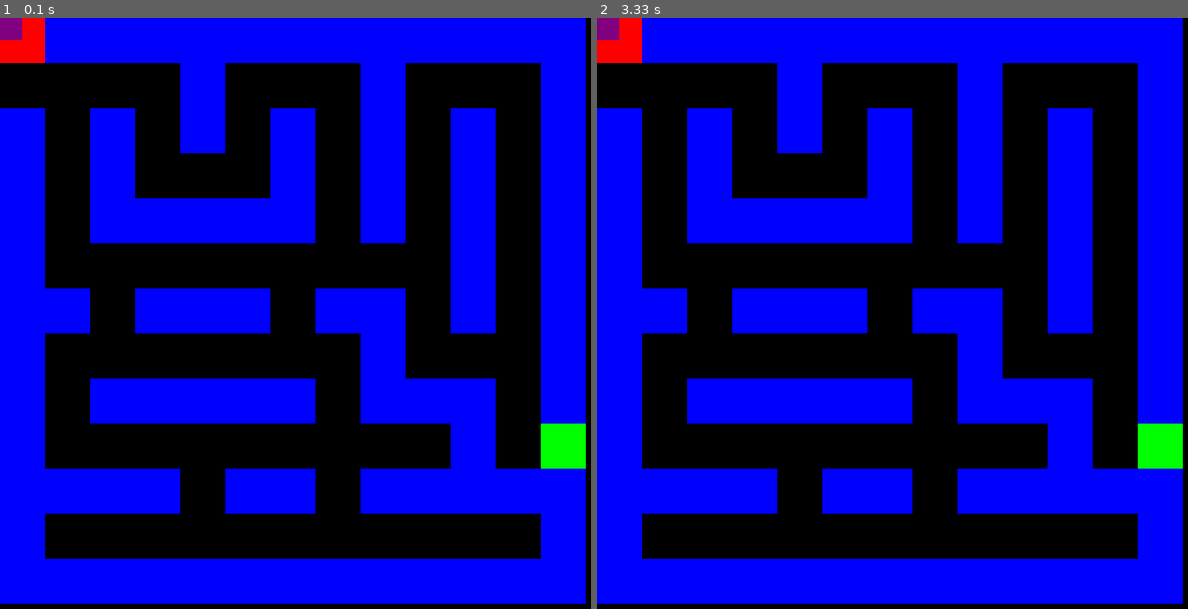
Above: before the commit, frames 1-2 (left to right).
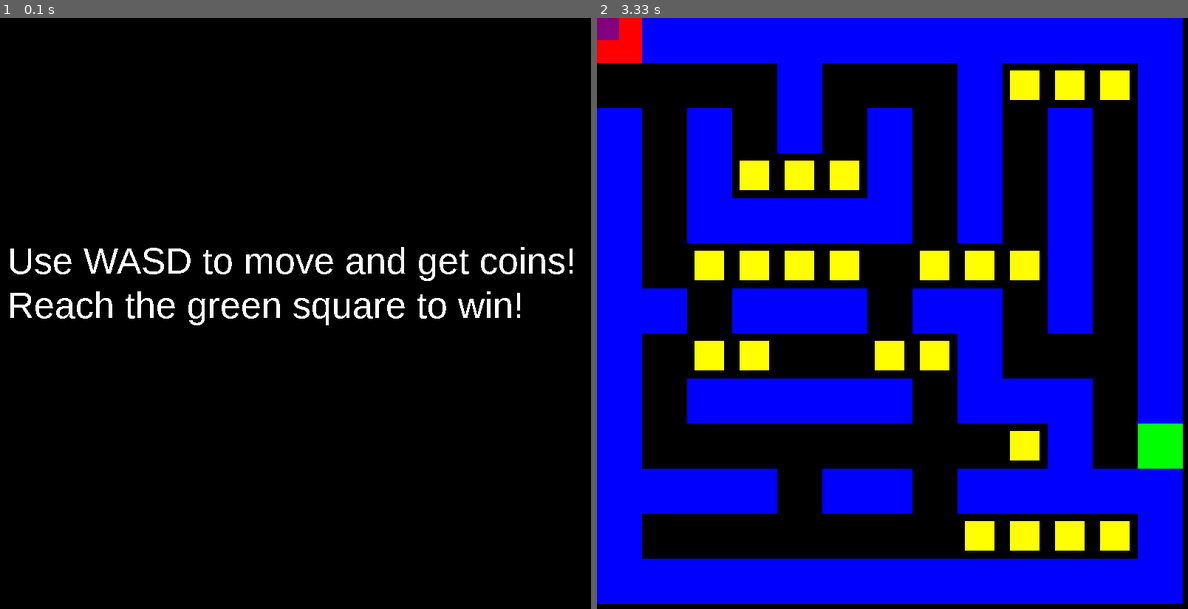
Above: after the commit, the same moments.

Repository: nathanchen0/CIF_Junior_Nathan
Game: pygame game, started from week12/maze.py
Same seed, same stepped clock (60 frames per second), same inputs: the game is played once before the commit and once after it.
Inputs:
- Up to frame 1 (0.1 s): no input
- Up to frame 2 (3.33 s): no input

The runs differ from the first frame. In frame 1, 55% of the frame differs, in the area x 0-100%, y 0-100%; in frame 2, 5.5%.

Commit message:
Implement timer in maze game
Added coin functionality and updated maze layout.

Diff:
--- a/week12/maze.py
+++ b/week12/maze.py
@@ -13,6 +13,7 @@
 purple = (128, 0, 128)
 pink = (255, 192, 203)
 
+#set variables for instruction page and boxes
 width = 800
 height = 800
 
@@ -21,8 +22,10 @@
 maze_boxwidth = 50
 maze_boxheight = 50
 
-
-myfont = pygame.font.SysFont('Arial', 30)
+instruction = 1
+collected = 0
+
+myfont = pygame.font.SysFont('Arial', 50)
 
 #setup moving box and series of boxes to make a maze
 box_x = 0
@@ -30,7 +33,7 @@
 box_x_change = 0
 box_y_change = 0
 
-colour_list = [orange, yellow, purple, pink]
+colour_list = [orange, purple, pink]
 box_colour = random.choice(colour_list)
 
 delta = 5
@@ -39,73 +42,91 @@
 
 
 tilesize = 61
-
-tiles = ['empty', 'wall', 'goal', 'player_start']
-
-#define a random maze layout using a 2D list (0 = empty, 1 = wall, 2 = goal, 3 = player start)
-maze = [
-    [3, 1, 1, 1, 1, 1, 1, 1, 1, 1, 1, 1, 1],
-    [0, 0, 0, 0, 0, 1, 0, 0, 0, 0, 0, 0, 1],
+coinsize = 40
+coincount1 = 18
+coincount2 = 26
+coincount3 = 22
+coincount4 = 27
+
+tiles = ['empty', 'wall', 'goal', 'player_start', 'coin']
+
+#define a random maze layout using a 2D list (0 = empty, 1 = wall, 2 = goal, 3 = player start, 4 = coin)
+maze1 = [
+    [3, 1, 1, 1, 1, 1, 1, 1, 1, 1, 1, 1, 1],
+    [0, 0, 0, 4, 4, 1, 0, 0, 0, 0, 4, 4, 1],
     [1, 0, 1, 0, 1, 1, 0, 1, 1, 0, 1, 1, 1],
     [1, 0, 1, 1, 1, 0, 0, 0, 1, 0, 0, 1, 1],
     [1, 0, 1, 0, 0, 0, 1, 1, 0, 1, 1, 1, 1],
-    [1, 0, 1, 0, 1, 0, 0, 0, 0, 1, 0, 0, 1],
-    [1, 0, 0, 0, 1, 0, 0, 1, 0, 1, 0, 1, 1],
+    [1, 0, 1, 0, 1, 4, 4, 0, 0, 1, 0, 0, 1],
+    [1, 0, 0, 0, 1, 4, 4, 1, 0, 1, 0, 1, 1],
     [1, 0, 1, 1, 1, 1, 0, 0, 0, 0, 0, 0, 1],
-    [1, 0, 0, 0, 0, 1, 1, 1, 1, 0, 1, 0, 1],
+    [1, 0, 4, 4, 4, 1, 1, 1, 1, 0, 1, 0, 1],
     [1, 0, 1, 1, 1, 1, 0, 0, 0, 0, 0, 0, 2],
     [1, 0, 1, 0, 1, 1, 0, 0, 1, 1, 1, 0, 1],
-    [1, 0, 0, 0, 1, 0, 0, 0, 0, 0, 0, 0, 1],
+    [1, 0, 4, 4, 1, 4, 4, 4, 4, 4, 0, 0, 1],
     [1, 1, 1, 1, 1, 1, 1, 1, 1, 1, 1, 1, 1],
 ]
 maze2 = [
     [3, 1, 1, 1, 1, 1, 1, 1, 1, 1, 1, 1, 1],
-    [0, 0, 0, 0, 0, 0, 0, 0, 0, 0, 1, 0, 1],
-    [1, 0, 0, 1, 1, 1, 1, 0, 0, 0, 1, 0, 1],
+    [0, 0, 0, 0, 0, 0, 0, 4, 4, 4, 1, 0, 1],
+    [1, 0, 0, 1, 1, 1, 1, 4, 4, 4, 1, 0, 1],
     [1, 1, 0, 0, 0, 0, 0, 0, 1, 1, 1, 0, 1],
-    [1, 0, 0, 1, 0, 0, 0, 1, 1, 0, 1, 0, 1],
-    [1, 0, 1, 1, 1, 1, 0, 1, 1, 0, 1, 0, 1],
-    [1, 0, 0, 1, 1, 1, 0, 0, 1, 0, 1, 0, 1],
+    [1, 0, 0, 1, 4, 4, 4, 1, 1, 0, 1, 0, 1],
+    [1, 4, 1, 1, 1, 1, 4, 1, 1, 0, 1, 0, 1],
+    [1, 4, 4, 1, 1, 1, 0, 0, 1, 0, 1, 0, 1],
     [1, 1, 1, 1, 0, 0, 1, 0, 0, 0, 0, 0, 1],
-    [1, 0, 0, 0, 0, 0, 0, 0, 1, 0, 1, 0, 1],
+    [1, 0, 4, 4, 0, 0, 0, 0, 1, 0, 1, 0, 1],
     [1, 0, 1, 1, 1, 1, 1, 1, 0, 1, 1, 0, 1],
-    [1, 0, 0, 1, 0, 0, 0, 0, 0, 0, 1, 0, 1],
-    [1, 0, 0, 0, 0, 0, 0, 0, 1, 0, 0, 0, 1],
+    [1, 0, 4, 1, 4, 4, 4, 4, 4, 0, 1, 4, 1],
+    [1, 0, 0, 0, 0, 0, 4, 4, 1, 0, 4, 4, 1],
     [1, 1, 1, 1, 1, 1, 1, 1, 1, 2, 1, 1, 1],
 ]
 maze3 = [
     [3, 1, 1, 1, 1, 1, 1, 1, 1, 1, 1, 1, 1],
-    [0, 0, 0, 0, 1, 0, 0, 0, 1, 0, 0, 0, 1],
+    [0, 0, 0, 0, 1, 0, 0, 0, 1, 4, 4, 4, 1],
     [1, 0, 1, 0, 1, 0, 1, 0, 1, 0, 1, 0, 1],
-    [1, 0, 1, 0, 0, 0, 1, 0, 1, 0, 1, 0, 1],
+    [1, 0, 1, 4, 4, 4, 1, 0, 1, 0, 1, 0, 1],
     [1, 0, 1, 1, 1, 1, 1, 0, 1, 0, 1, 0, 1],
-    [1, 0, 0, 0, 0, 0, 0, 0, 0, 0, 1, 0, 1],
+    [1, 0, 4, 4, 4, 4, 0, 4, 4, 4, 1, 0, 1],
     [1, 1, 0, 1, 1, 1, 0, 1, 1, 0, 1, 0, 1],
-    [1, 0, 0, 0, 0, 0, 0, 0, 1, 0, 0, 0, 1],
+    [1, 0, 4, 4, 0, 0, 4, 4, 1, 0, 0, 0, 1],
     [1, 0, 1, 1, 1, 1, 1, 0, 1, 1, 1, 0, 1],
-    [1, 0, 0, 0, 0, 0, 0, 0, 0, 0, 1, 0, 2],
+    [1, 0, 0, 0, 0, 0, 0, 0, 0, 4, 1, 0, 2],
     [1, 1, 1, 1, 0, 1, 1, 0, 1, 1, 1, 1, 1],
-    [1, 0, 0, 0, 0, 0, 0, 0, 0, 0, 0, 0, 1],
+    [1, 0, 0, 0, 0, 0, 0, 0, 4, 4, 4, 4, 1],
     [1, 1, 1, 1, 1, 1, 1, 1, 1, 1, 1, 1, 1],
 ]
 maze4 = [
     [3, 1, 1, 1, 1, 1, 1, 1, 1, 1, 1, 1, 1],
-    [0, 0, 0, 0, 0, 0, 0, 0, 0, 0, 0, 0, 1],
-    [1, 0, 1, 1, 1, 1, 1, 1, 1, 1, 1, 0, 1],
-    [1, 0, 0, 0, 0, 0, 0, 0, 0, 0, 1, 0, 1],
-    [1, 1, 1, 1, 1, 1, 1, 1, 1, 0, 1, 0, 1],
-    [1, 0, 0, 0, 0, 0, 0, 0, 0, 0, 0, 0, 1],
-    [1, 0, 1, 1, 1, 1, 1, 0, 1, 0, 1, 0, 1],
-    [1, 0, 0, 0, 0, 0, 0, 0, 0, 0, 0, 0, 1],
-    [1, 0, 1, 1, 1, 1, 1, 0, 1, 1, 1, 1, 1],
-    [1, 0, 0, 0, 0, 0, 0, 0, 0, 0, 0, 0, 1],
-    [1, 1, 1, 1, 0, 1, 1, 0, 1, 1, 1, 1, 1],
-    [1, 0, 0, 0, 0, 0, 0, 0, 0, 0, 0, 0, 2],
+    [0, 0, 0, 0, 0, 0, 0, 0, 0, 0, 0, 4, 1],
+    [1, 0, 1, 1, 1, 1, 1, 1, 1, 1, 1, 4, 1],
+    [1, 0, 0, 0, 4, 4, 4, 4, 4, 0, 1, 4, 1],
+    [1, 1, 1, 1, 1, 1, 1, 1, 1, 0, 1, 4, 1],
+    [1, 0, 0, 0, 0, 0, 0, 0, 4, 0, 0, 4, 1],
+    [1, 0, 1, 1, 1, 1, 1, 0, 1, 0, 1, 4, 1],
+    [1, 0, 0, 0, 0, 0, 0, 0, 4, 0, 4, 4, 1],
+    [1, 4, 1, 1, 1, 1, 1, 0, 1, 1, 1, 1, 1],
+    [1, 4, 4, 4, 0, 0, 0, 0, 4, 4, 4, 4, 1],
+    [1, 1, 1, 1, 0, 1, 1, 4, 1, 1, 1, 1, 1],
+    [1, 4, 4, 4, 0, 0, 0, 0, 0, 0, 0, 0, 2],
     [1, 1, 1, 1, 1, 1, 1, 1, 1, 1, 1, 1, 1],
 ]
-gamemap = random.choice([maze, maze2, maze3, maze4])
+gamemap = random.choice([maze1, maze2, maze3, maze4])
+#gamemap = maze #uncomment this line to use the same maze every time for testing
 maze = gamemap
+global coincount
+if gamemap == maze1:
+    coincount = coincount1
+elif gamemap == maze2:
+    coincount = coincount2
+elif gamemap == maze3:
+    coincount = coincount3
+elif gamemap == maze4:
+    coincount = coincount4
+coincount = int(coincount)
+print("Total coins in this maze:", coincount)
 mazeboxlist = []
+coinlist = []
 #draw the maze based on the 2D list with lens to find the amount of tiles
 def draw():
     for row in range(len(maze)):
@@ -121,6 +142,13 @@
                 #remeber this position for collision detection
             elif tile == 3:  # player start
                 pygame.draw.rect(screen, red, (col * tilesize, row * tilesize, tilesize, tilesize))
+            elif tile == 4: #coin
+                #have the coin centered in the tile
+                pygame.draw.rect(screen, yellow, (col * tilesize + (tilesize - coinsize) // 2, row * tilesize + (tilesize - coinsize) // 2, coinsize, coinsize))
+                global coin_pos
+                coin_pos = pygame.Rect(col * tilesize + (tilesize - coinsize) // 2, row * tilesize + (tilesize - coinsize) // 2, coinsize, coinsize)
+                #remeber this position for coin detection
+                coinlist.append(coin_pos)
 
 
 clock = pygame.time.Clock()
@@ -155,17 +183,45 @@
         box_y = height - boxheight
     if box_y < 0:
         box_y = 0
+    #make an instructions page
+    if instruction == 1:
+        instructions = myfont.render('Use WASD to move and get coins!', False, (255, 255, 255))
+        screen.blit(instructions, (10, 300))
+        instructions2 = myfont.render('Reach the green square to win!', False, (255, 255, 255))
+        screen.blit(instructions2, (10, 360))
+        pygame.display.update()
+        pygame.time.delay(3000)
+        instruction = 0
     draw()
     # drawing the player box
     rect1 = pygame.Rect(box_x, box_y, boxwidth, boxheight)
     pygame.draw.rect(screen, box_colour, rect1)
+    #display elapsed time once per second
+    runtime = pygame.time.get_ticks() // 1000 - 3
     #make it so the player cannot go through walls
     for wall in mazeboxlist:
         if rect1.colliderect(pygame.Rect(wall[0] * tilesize, wall[1] * tilesize, tilesize, tilesize)):
             playing = False
+    #check for collecting coins and make them disappear and add to collected count
+    for coin in coinlist:
+        if rect1.colliderect(coin):
+           if maze[coin.y // tilesize][coin.x // tilesize] > 0:
+                maze[coin.y // tilesize][coin.x // tilesize] = 0
+                coinlist.remove(coin)
+                collected += 1
+                print("Coins collected:", collected)
+    #check for reaching the goal and having all coins collected
     if rect1.colliderect(goal_pos):
-        textsurface = myfont.render('You Win!', False, (255, 255, 255))
-        screen.blit(textsurface, (350, 400))
-        playing = False
+        if coincount == collected:
+            print("You win! Time:", runtime, "seconds")
+            textsurface = myfont.render('You Win! Time: ' + str(runtime) + 's', False, (255, 255, 255))
+            screen.blit(textsurface, (200, 400))
+            runtime = "none"
+            pygame.display.update()
+            pygame.time.delay(3000)
+            playing = False
+        else:
+            textsurface = myfont.render('Collect all coins first!', False, (255, 255, 255))
+            screen.blit(textsurface, (200, 400))
     pygame.display.update()
     screen.fill(black)
